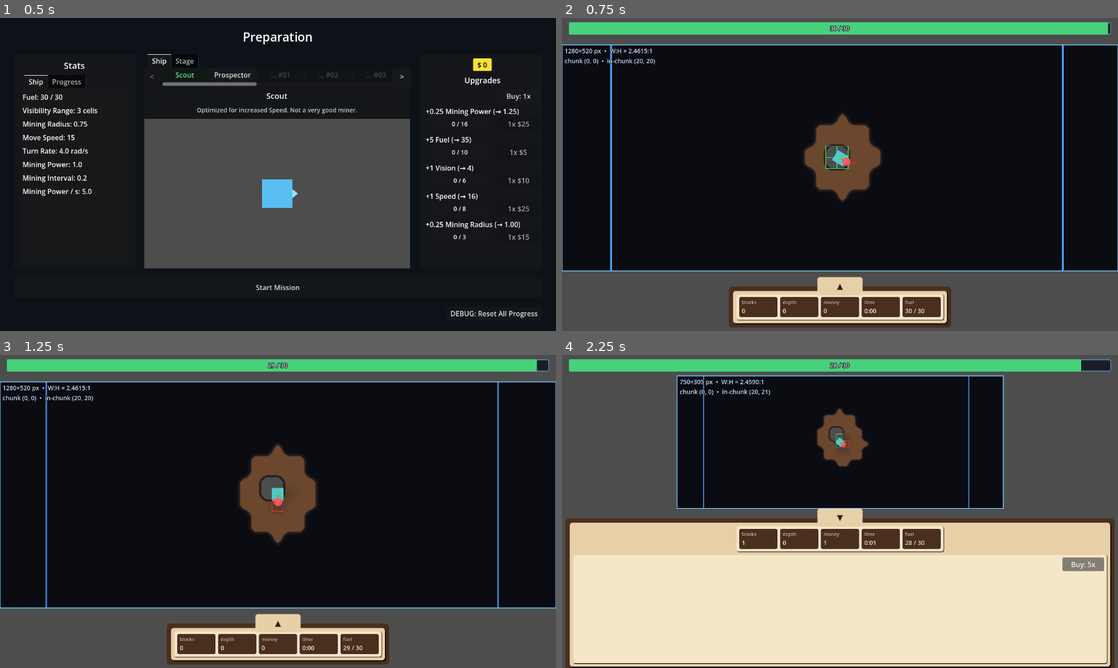
Above: before the commit, frames 1-4 (two rows, left to right).
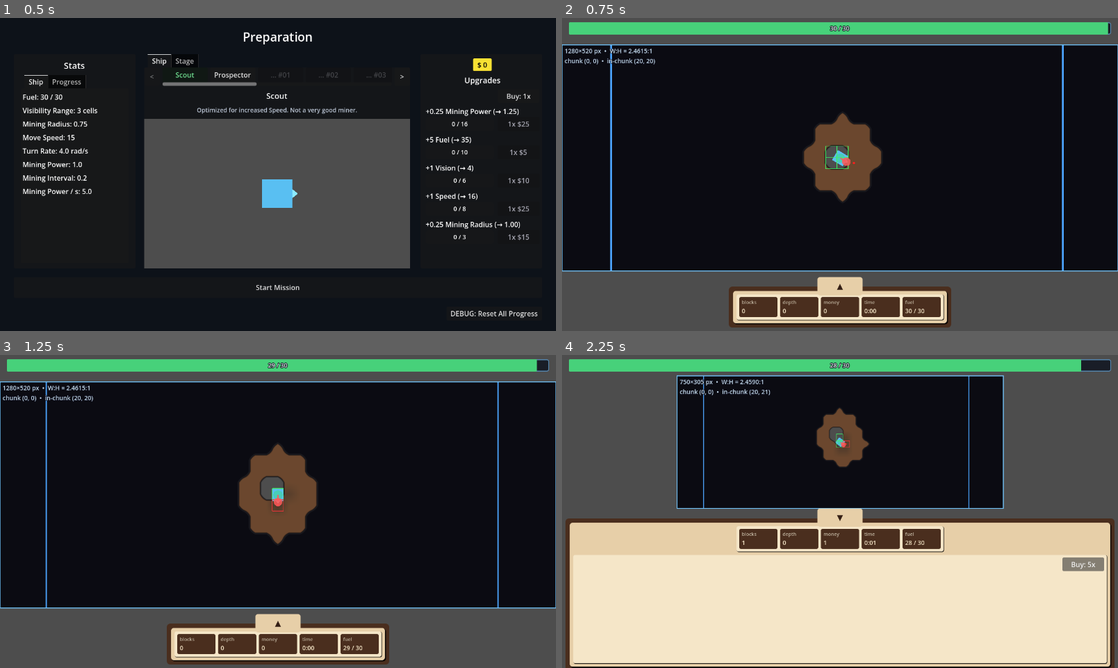
Above: after the commit, the same moments.

Repository: caboyd/blast_game
Game: Godot game, scene res://scenes/prep/Prep.tscn
The game is run twice, just before and just after one commit, with the same random seed, the same clock (stepped at 60 frames per second) and the same inputs.
Inputs:
- Up to frame 1 (0.5 s): no input
- Up to frame 2 (0.75 s): click "Start Mission" at 0.5 s
- Up to frame 3 (1.25 s): no input
- Up to frame 4 (2.25 s): click "▲" at 1.25 s; click "Buy: 1x" at 2 s

Frame 1 is identical in both runs. In frame 2, 0.2% of the frame differs, in the area x 43-58%, y 30-59%; in frame 3, 0.2%, in the area x 43-57%, y 28-61%; in frame 4, less than 0.1%.

Commit message:
Fix Shader border edge black bug

Diff:
--- a/shaders/destructible_target_marching.gdshader
+++ b/shaders/destructible_target_marching.gdshader
@@ -18,9 +18,12 @@
 // Contour outline between differing materials / material vs empty.
 uniform vec4 edge_color : source_color = vec4(0.04, 0.04, 0.06, 1.0);
 // Width in bilinear-weight units; larger = thicker outline.
-uniform float edge_width : hint_range(0.0, 0.5) = 0.25;
+uniform float edge_width : hint_range(0.0, 0.5) = 0.15;
 // Pixel smoothing width for alpha boundary (in weight units).
 uniform float alpha_aa : hint_range(0.0, 0.5) = 0.08;
+
+// Ranking boost toward higher material indices (1..type_count-1). At 0, off. Largest index gets full +bias (×(1+bias)).
+uniform float high_index_weight_bias : hint_range(0.0, 2.0) = 1.2;
 
 // Top-left of the view texture in world cell coords; fuel uses `fuel_world_origin + p` so the
 // galaxy scroll is world-locked and does not jump when the camera pans.
@@ -43,7 +46,8 @@
 	return s;
 }
 
-// TYPE_FUEL in MiningWorld.gd (must match `TYPE_FUEL` const).
+// TYPE_* in MiningWorld.gd (must match consts).
+const int MATERIAL_DIRT = 1;
 const int MATERIAL_FUEL = 4;
 
 // `world_cell_uv`: absolute world grid position (float; matches MiningWorld cell indices + sub-texel).
@@ -166,11 +170,15 @@
 	float total = w00 + w10 + w01 + w11;
 
 	// Per-material bilinear weight and weighted hp. Find top two materials.
+	// high_index_weight_bias scales ranking only (higher type id favored); hp uses raw winner weight.
+	// Outlines use best_rank/second_rank so dominance matches color.
 	int best_id = 0;
 	float best_w = -1.0;
 	float best_hp_sum = 0.0;
 	int second_id = 0;
 	float second_w = -1.0;
+	float best_rank = -1.0;
+	float second_rank = -1.0;
 
 	for (int i = 1; i < 8; i++) {
 		if (i >= type_count) {
@@ -182,13 +190,18 @@
 		if (s10.mid == i) { w += w10; wh += w10 * s10.hp; }
 		if (s01.mid == i) { w += w01; wh += w01 * s01.hp; }
 		if (s11.mid == i) { w += w11; wh += w11 * s11.hp; }
-		if (w > best_w) {
+		float hi_t = float(i - 1) / max(float(type_count - 2), 1.0);
+		float rank = w * (1.0 + high_index_weight_bias * hi_t);
+		if (rank > best_rank) {
+			second_rank = best_rank;
 			second_w = best_w;
 			second_id = best_id;
+			best_rank = rank;
 			best_w = w;
 			best_id = i;
 			best_hp_sum = wh;
-		} else if (w > second_w) {
+		} else if (rank > second_rank) {
+			second_rank = rank;
 			second_w = w;
 			second_id = i;
 		}
@@ -211,8 +224,8 @@
 	float damage_taken = 1.0 - hp_ratio;
 	vec4 base = type_colors[best_id];
 	vec3 rgb;
-	// Stone (id 1): lower HP = darker; damage also desaturates toward luminance (no red tint).
-	if (best_id == 1) {
+	// Dirt (TYPE_DIRT): lower HP = darker; damage also desaturates toward luminance (no red tint).
+	if (best_id == MATERIAL_DIRT) {
 		rgb = base.rgb * mix(0.3, 1.0, hp_ratio);
 		float lum = dot(rgb, vec3(0.2126, 0.7152, 0.0722));
 		rgb = mix(rgb, vec3(lum), damage_taken * 0.72);
@@ -223,14 +236,15 @@
 	}
 
 	// Outline at contour between differing materials, or along outer boundary.
-	// Inner contour: best vs other-material second.
+	// Inner contour: best vs second using rank (matches color choice).
 	float inner_edge = 0.0;
-	if (second_w > 0.0 && second_id != best_id) {
-		float diff = best_w - second_w;
+	if (second_w > 0.0 && second_id != best_id && second_rank >= 0.0) {
+		float diff = best_rank - second_rank;
 		inner_edge = 1.0 - smoothstep(0.0, edge_width, diff);
 	}
-	// Outer contour: against empty (missing weight in the 2x2).
-	float outer_diff = best_w - (total - best_w);
+	// Outer contour: winning material vs all other solid mass in the 2×2 (rank for winner so bias stays consistent).
+	float other_w = total - best_w;
+	float outer_diff = best_rank - other_w;
 	float outer_edge = 1.0 - smoothstep(0.0, edge_width, outer_diff);
 	// Also draw edge where solid meets empty beyond the 2x2 footprint.
 	outer_edge = max(outer_edge, 1.0 - smoothstep(0.5, 0.5 + edge_width, coverage));
